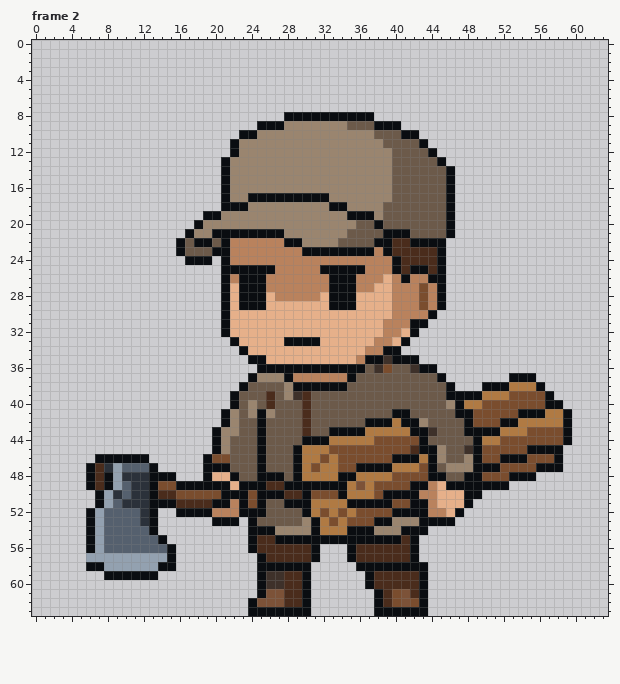
File history of a pixel-art file, ArtSource/LocalEnemies/BarricadeVillager_Idle.aseprite. Above is the file before it was changed.
64x64 pixels, 9 frames. Shown: frame 2. The commit also changed other frames, which this record leaves out.
New version:
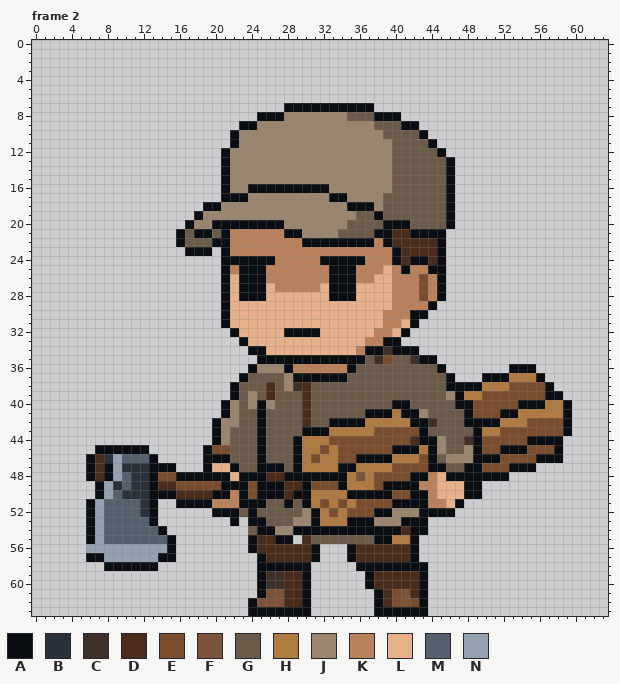
Palette (. is transparent): A #0a0d11  B #2b313a  C #3e312a  D #4a2c1c  E #7a4d2e  F #7c5238  G #6c5a4a  H #b07a43  J #9a856f  K #b9825d  L #e6b08a  M #55606e  N #93a1b0
Author's note on the commit: Unify enemy idles from Miner through King and repair held props
Edits made:
Frame 2:
y 7: x 28..37 .......... -> AAAAAAAAAA
y 8: x 25..40 ...AAAAAAAAAA... -> AAAJJJJJJJGGGAAA
y 9: x 23..27 ..AAA -> AAJJJ; x 35..42 GGGAAA.. -> JJJGGGAA
y 10: x 22..24 .AA -> AJJ; x 38 G -> J; x 41..43 AA. -> GGA
y 11: x 39 G -> J; x 43..44 A. -> GA
y 12: x 21..22 .A -> AJ; x 44..45 A. -> GA
y 13: x 45..46 A. -> GA
y 16: x 24..32 JJJJJJJJJ -> AAAAAAAAA
y 17: x 22..34 JJAAAAAAAAAJJ -> AAJJJJJJJJJAA; x 39 J -> G
y 18: x 19..23 ..AAA -> AAJJJ; x 33..37 AAJJJ -> JJAAA
y 19: x 18..20 .AA -> AJJ; x 35..38 AAAJ -> JGGA
y 20: x 17..18 .A -> AJ; x 20..27 JJJJJJJJ -> AAAAAAAA; x 35 J -> G; x 38..41 AGGG -> GAAA
y 21: x 16..20 .AJJA -> AGAAG; x 22..29 AAAAAAJJ -> KKKKKKAA; x 34 J -> G; x 38 G -> A; x 40..46 AAGGGGA -> DDAAAA.
y 22: x 18..20 AAG -> GGA; x 28..38 AAJJJJGGGGA -> KKAAAAAAAAK; x 42..44 AAA -> DDD
y 23: x 16..20 AGGGA -> .AAA.; x 30..37 AAAAAAAA -> KKKKKKKK; x 39..40 AD -> KA
y 24: x 17..19 AAA -> ...; x 22..26 KKKKK -> AAAAA; x 32..36 KKKKK -> AAAAA; x 42..43 DD -> AA
y 25: x 22 A -> K; x 26 A -> K; x 32 A -> K; x 36 A -> K; x 39..44 KADAAD -> LKAKKA
y 26: x 22 K -> L; x 38 K -> L; x 41 A -> K; x 43..44 KA -> EK
y 27: x 26 K -> L; x 32 K -> L; x 36..37 KK -> LL
y 28: x 27..31 KKKKK -> LLLLL
y 29: x 23..25 AAA -> LLL; x 33..35 AAA -> LLL; x 43..45 EKA -> KA.
y 30: x 39 L -> K; x 42..44 KKA -> AA.
y 31: x 41 K -> L; x 43 A -> .
y 32: x 21..22 AL -> .A; x 28..31 LLLL -> AAAA; x 38 L -> K; x 40..42 KLA -> LA.
y 33: x 22..23 AL -> .A; x 28..31 AAAA -> LLLL; x 37 L -> K; x 39..41 KLA -> AA.
y 34: x 23..25 ALL -> .AA; x 36..39 LKKA -> KAAC; x 41..42 .. -> AA
y 35: x 24 A -> .; x 26..44 LLLLLLLLLLKAACAAA.. -> AAAAAAAAAAAGCEGGCAA
y 36: x 24..27 .AAA -> AJJJ; x 29..34 AAAAAA -> KKKKKK; x 36 A -> G; x 38..39 CE -> GG; x 42..45 CAA. -> GGGA; x 53..55 ... -> AAA
y 37: x 23..35 .AJJJAKKKKKKA -> AGGGGJAAAAAAG; x 45..46 A. -> GA; x 50..56 ...AAA. -> AAAHHHA
y 38: x 22..23 .A -> AG; x 26 G -> D; x 29..34 AAAAAA -> CDGGGG; x 47..57 ...AAAHHHA. -> AAAHHHEEEEA
y 39: x 24 G -> J; x 28..29 JC -> GG; x 46 A -> J; x 48..52 AAHHH -> HHEEE; x 58 . -> A
y 40: x 21..22 .A -> AJ; x 25..26 GD -> AJ; x 40..41 GG -> AA; x 46 J -> G; x 48..49 HH -> AE; x 54..59 EEEAA. -> AAAHHA
y 41: x 24 J -> G; x 26 J -> G; x 37..40 GGGA -> AAAH; x 42..43 GG -> AJ; x 47 A -> G; x 52..56 EEAAA -> AAHHH
y 42: x 20..21 .A -> AJ; x 33..39 GGGGAAA -> AAAAHHH; x 41 A -> H; x 43..44 JG -> AC; x 49..53 EEEAA -> AAAHH; x 55..58 HHHH -> EEEE
y 43: x 22 J -> G; x 30..36 DGGAAAA -> AAAHHHH; x 38..42 HHHHA -> EEEEE; x 44 C -> G; x 48 A -> G; x 50..54 AAHHH -> HHEEE
y 44: x 29..37 GAAAHHHHH -> AHHHEEEEE; x 42 E -> D; x 44..45 GG -> AJ; x 48 G -> C; x 50..51 HH -> EE; x 55..59 EEEEA -> AAAA.
y 45: x 7..12 ...... -> AAAAAA; x 19..21 .AJ -> AEE; x 32..33 HE -> EH; x 40..43 EEDA -> AAAH; x 48 C -> J; x 52..57 EEEAAA -> AAAEEE
y 46: x 6..13 .AAAAAA. -> ADBNMMMA; x 20..21 EE -> AA; x 31..32 HE -> EH; x 36..43 EEEEAAAH -> AAAAHHHE; x 45..47 JGG -> GJJ; x 50..54 EEAAA -> AAEEE; x 56..57 EE -> AA
y 47: x 8 B -> A; x 10..12 MMM -> BBB; x 14..15 .. -> AA; x 20..22 AAG -> LLA; x 26..27 GG -> AA; x 31 E -> H; x 34..42 EEAAAAHHH -> AAHHHHEEE; x 45..48 GJJJ -> AGGA; x 50..51 AA -> EE; x 53..58 EEEAAA -> AAA...
y 48: x 10 B -> M; x 14..18 AA... -> EEAAA; x 20..24 LLAGG -> AALAA; x 26..28 AAG -> DDA; x 30..33 HHHH -> AAAA; x 35..36 AH -> HF; x 38..39 HH -> EE; x 42..47 EEAAGG -> AAKLAA; x 50..55 EEEAAA -> AAA...
y 49: x 6..9 ADAN -> .ANB; x 14..20 EEAAAAA -> DDEEEEE; x 22 L -> A; x 24 A -> E; x 26..29 DDAA -> AADD; x 31..33 AAA -> EEE; x 36 F -> H; x 39..41 EEE -> AAA; x 43 A -> K; x 46..47 AA -> LL; x 50..52 AAA -> ...
y 50: x 9..10 BM -> MB; x 14..20 DDEEEEE -> AADDDDA; x 22 A -> K; x 29 D -> A; x 31..38 EEEAHHHE -> HHHHAAAA; x 40..41 AA -> EE; x 43 K -> A
y 51: x 6..8 .AN -> ANM; x 10..11 BB -> MM; x 14..21 AADDDDAA -> ..AAAAKK; x 24 E -> A; x 29 A -> G; x 32 H -> E; x 34..41 HAAAAAEE -> EHEEEEAA; x 45 L -> K; x 47..48 LA -> A.
y 52: x 16..23 AAAAKKKA -> ....AAAG; x 25 A -> G; x 30..35 AHEHEH -> JAHEHE; x 38..42 EEAAA -> AAJJJ; x 44..47 KKLA -> AAA.
y 53: x 12 B -> M; x 20..21 AA -> ..; x 25 G -> A; x 29 G -> J; x 33 E -> H; x 35..39 EEEAA -> AAAJJ; x 41..42 JJ -> AA; x 44..46 AAA -> ...
y 54: x 13..14 A. -> MA; x 24 A -> G; x 29..30 JJ -> AA; x 32..34 HHH -> AAA; x 38..41 JJJA -> AAAD
y 55: x 14..15 A. -> MA; x 29..37 AAAAAAAAA -> .DGGGGGGG; x 40..41 AD -> HH
y 56: x 6 A -> N; x 8..14 MMMMMMM -> NNNNNNN
y 57: x 6..7 NN -> AA; x 14 N -> A
y 58: x 6..15 AANNNNNNAA -> ..AAAAAA..
y 59: x 8..13 AAAAAA -> ......
